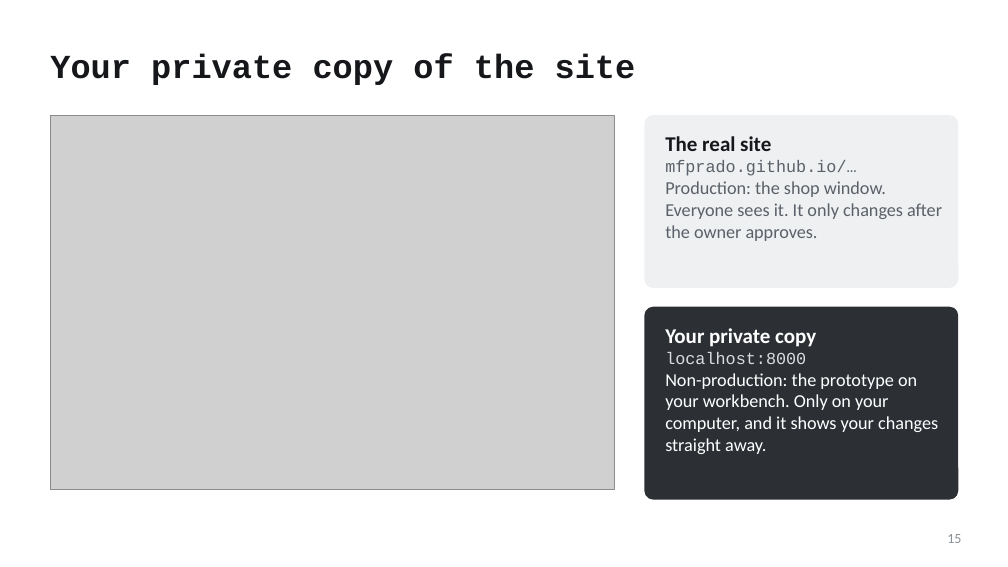
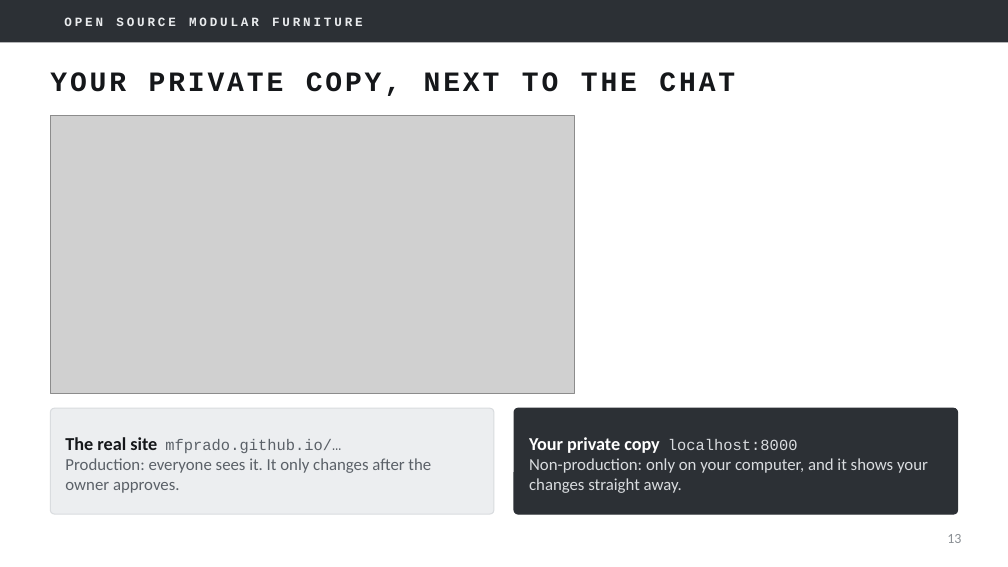
Before and after one commit to mfprado/acrylic-furniture, a slide deck: slide 13 of docs/contributing-guide.pptx (slide 15 before the commit). Drawn at 1008x567 pixels with LibreOffice and Linux fonts; fonts in the diff are those of the drawing; grey boxes stand for pictures; background and template pictures are left out. Boxes give left, top, right and bottom in pixels: in the first picture for what was removed or moved away, otherwise in the second. Text is boxed around its words. In the diff, an @@ line names an element or a change of style, - is before the commit and + after.

```diff
--- a/docs/contributing-guide.pptx
+++ b/docs/contributing-guide.pptx
@@ rectangle added at [0, 0, 1008, 42], fill #2C3035 @@
@@ text added at [64, 17, 363, 26], 9 pt, text #E9EBED, bold @@
+OPEN SOURCE MODULAR FURNITURE
@@ title at [50, 72, 735, 96]: text changed; size 24 to 20 pt @@
-Your private copy of the site
+YOUR PRIVATE COPY, NEXT TO THE CHAT
@@ picture: place and size @@
-picture at [50, 116, 615, 489]
+picture at [50, 116, 575, 393]
@@ rounded rectangle removed at [645, 116, 958, 287] @@
@@ rounded rectangle removed at [645, 307, 958, 499] @@
@@ rounded rectangle added at [50, 408, 494, 514], fill #ECEEF0, outline #D9DCDF 0.75 pt @@
@@ text "The real site mfprado.github.io/…" at [65, 437, 431, 493]: vertical alignment top to middle @@
@@ rounded rectangle added at [514, 408, 958, 514], fill #2C3035, outline #2C3035 0.75 pt @@
@@ text "Your private copy localhost:8000" at [529, 437, 928, 493]: vertical alignment top to middle @@
@@ text at [65, 437, 431, 493]: text changed; size 13 to 12 pt @@
-The real site
-mfprado.github.io/…
-Production: the shop window. Everyone sees it. It only changes after the owner approves.
+The real site mfprado.github.io/…
+Production: everyone sees it. It only changes after the owner approves.
@@ text at [529, 437, 928, 493]: text changed; size 13 to 12 pt; text colour #FFFFFF to #D9DCDF @@
-Your private copy
-localhost:8000
-Non-production: the prototype on your workbench. Only on your computer, and it shows your changes straight away.
+Your private copy localhost:8000
+Non-production: only on your computer, and it shows your changes straight away.
@@ page number at [947, 534, 961, 543]: text changed @@
-15
+13
```
Also in this commit, not shown: 16 other slides changed, 4 slides added, 5 slides removed, 6 other files.
